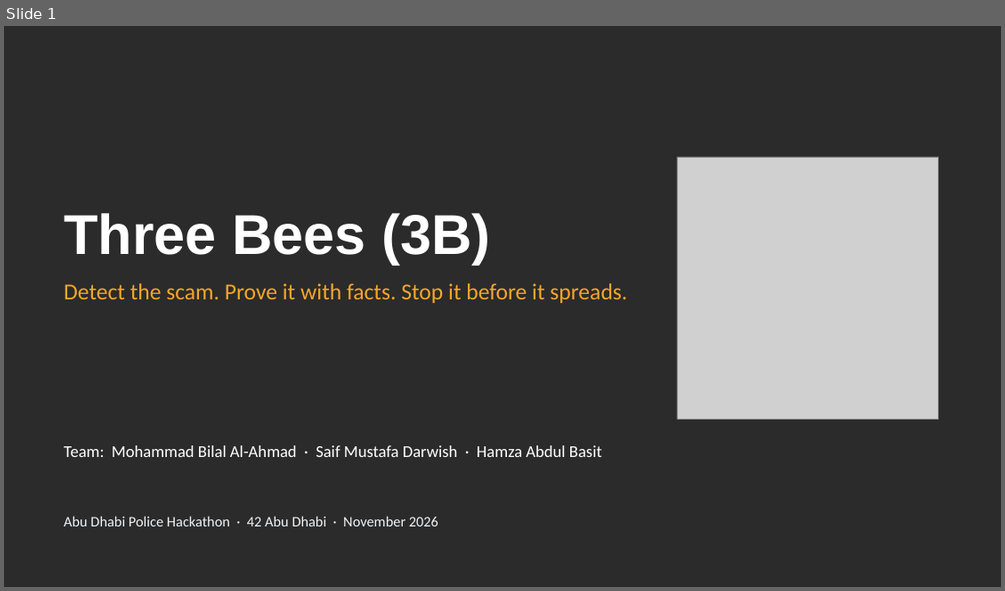
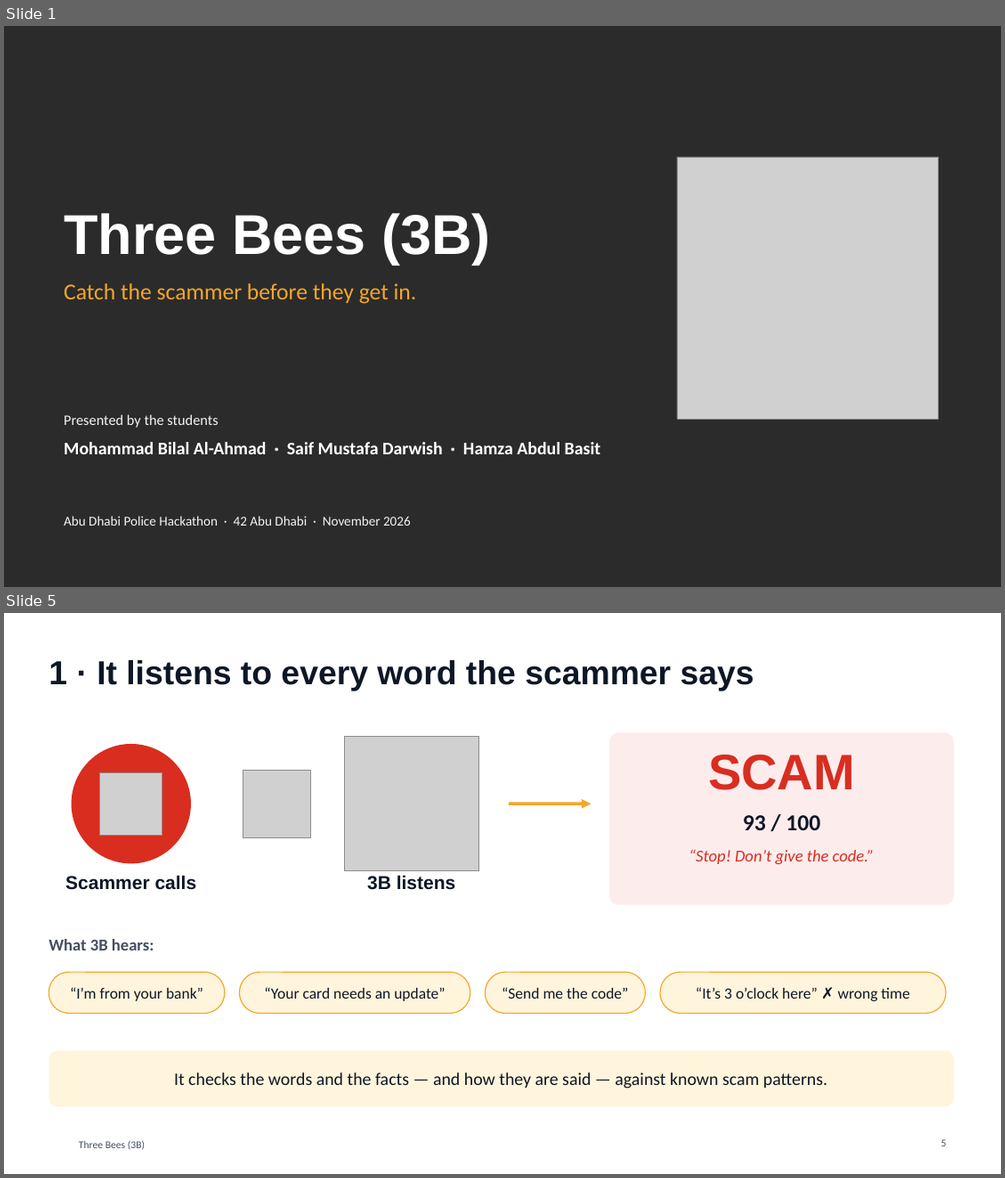
Before and after one commit to Mezx-1/three-bees, a slide deck: docs/presentation/ThreeBees_3B.pptx. Shown one above the other, each under a label of ours: slide 1 before the commit, slides 1 and 5 after it; the slides between them are not shown. The pictures are 1005x591 and 1005x1178 pixels, drawn with LibreOffice and Linux fonts; fonts in the diff are those of the drawing; grey boxes stand for pictures; background and template pictures are left out; a plain dark background stands for a picture behind light text. Boxes give left, top, right and bottom in pixels: in the first picture for what was removed or moved away, otherwise in the second. Text is boxed around its words. In the diff, an @@ line names an element or a change of style, - is before the commit and + after.

```diff
--- a/docs/presentation/ThreeBees_3B.pptx
+++ b/docs/presentation/ThreeBees_3B.pptx
@@ slide 5 added at [4,613,1001,1174], background #FFFFFF @@
@@ title added at [48,660,754,690], 32 pt, text #0E1726, bold @@
+1 · It listens to every word the scammer says
@@ ellipse added at [72,744,191,863], fill #D92D20 @@
@@ picture added at [344,737,479,871] @@
@@ rounded rectangle added at [610,732,954,905], fill #FDECEC @@
@@ picture added at [100,772,162,835] @@
@@ picture added at [243,770,310,837] @@
@@ text added at [708,755,855,790], 48 pt, text #D92D20, bold @@
+SCAM
@@ arrow added from (509, 803) to (591, 803), #F4A62A 3 pt @@
@@ text added at [743,815,820,830], 22 pt, text #0E1726, bold @@
+93 / 100
@@ text added at [688,849,874,864], 16 pt, text #D92D20, italic @@
+“Stop! Don’t give the code.”
@@ text added at [65,875,197,890], 18 pt, text #0E1726, bold @@
+Scammer calls
@@ text added at [367,875,455,890], 18 pt, text #0E1726, bold @@
+3B listens
@@ text added at [48,939,154,950], 16 pt, text #444E5F, bold @@
+What 3B hears:
@@ rounded rectangle added at [48,972,225,1013], fill #FFF4DC, outline #F4A62A 1 pt @@
@@ rounded rectangle added at [240,972,469,1013], fill #FFF4DC, outline #F4A62A 1 pt @@
@@ rounded rectangle added at [485,972,645,1013], fill #FFF4DC, outline #F4A62A 1 pt @@
@@ rounded rectangle added at [661,972,947,1013], fill #FFF4DC, outline #F4A62A 1 pt @@
@@ text added at [70,987,203,1001], 15 pt, text #0E1726 @@
+“I’m from your bank”
@@ text added at [264,987,445,1001], 15 pt, text #0E1726 @@
+“Your card needs an update”
@@ text added at [502,987,629,998], 15 pt, text #0E1726 @@
+“Send me the code”
@@ text added at [696,987,909,1001], 15 pt, text #0E1726 @@
+“It’s 3 o’clock here” ✗ wrong time
@@ rounded rectangle added at [48,1051,954,1107], fill #FFF4DC @@
@@ text added at [174,1072,827,1088], 17 pt, text #0E1726 @@
+It checks the words and the facts — and how they are said — against known scam patterns.
@@ text added at [79,1140,145,1150], 10 pt, text #444E5F @@
+Three Bees (3B)
@@ page number added at [941,1139,947,1146], 10 pt, text #444E5F @@
+5
@@ slide 1 changed as well @@
@@ text at [64,283,417,304]: text changed @@
-Detect the scam. Prove it with facts. Stop it before it spreads.
+Catch the scammer before they get in.
@@ text added at [64,414,218,427], 14 pt, text #F2F4F7 @@
+Presented by the students
@@ text at [64,442,601,454]: text changed; size 16 to 17 pt; bold on @@
-Team: Mohammad Bilal Al-Ahmad · Saif Mustafa Darwish · Hamza Abdul Basit
+Mohammad Bilal Al-Ahmad · Saif Mustafa Darwish · Hamza Abdul Basit
@@ text "Abu Dhabi Police Hackathon · ..." at [64,516,411,525]: size 14 to 13 pt @@
```
Also in this commit, not shown: 2 other slides changed, 10 other slides added, 9 slides removed.
